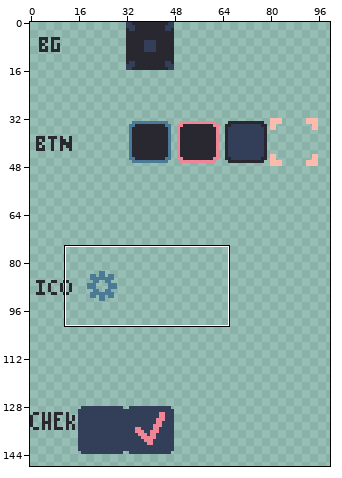
A pixel-art file gets an edit: assets/ui/ui.aseprite. The picture above shows the old version from afar; the outline marks the close-up.
Close-up. Before the edit:
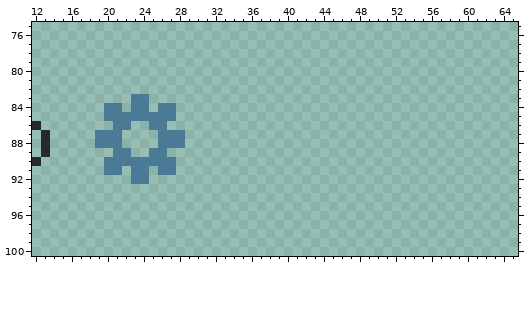
128x512 pixels, 1 frame. Shown: x 12..65, y 75..100. The wide view leaves out empty margins.
After the commit:
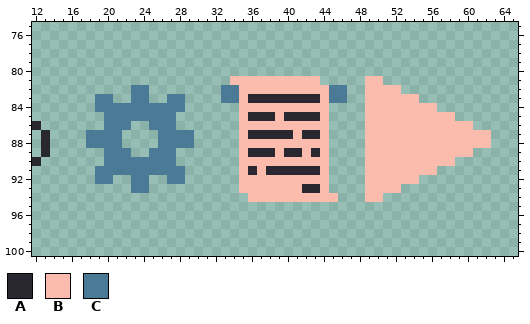
Palette (. is transparent): A #292831  B #fbbbad  C #4a7a96
Changes in this commit:
Layer "MAIN":
y 81: x 34..43 .......... -> BBBBBBBBBB; x 49..50 .. -> BB
y 82: x 23..24 .. -> CC; x 33..46 .............. -> CCBBBBBBBBBBCC; x 49..52 .... -> BBBB
y 83: x 19..20 .. -> CC; x 27..28 .. -> CC; x 33..46 .............. -> CCBAAAAAAAABCC; x 49..54 ...... -> BBBBBB
y 84: x 19 . -> C; x 22 . -> C; x 25 . -> C; x 28 . -> C; x 35..44 .......... -> BBBBBBBBBB; x 49..56 ........ -> BBBBBBBB
y 85: x 35..44 .......... -> BAAABAAAAB; x 49..58 .......... -> BBBBBBBBBB
y 86: x 20 . -> C; x 27 . -> C; x 35..44 .......... -> BBBBBBBBBB; x 49..60 ............ -> BBBBBBBBBBBB
y 87: x 18 . -> C; x 29 . -> C; x 35..44 .......... -> BAAAAABAAB; x 49..62 .............. -> BBBBBBBBBBBBBB
y 88: x 18 . -> C; x 29 . -> C; x 35..44 .......... -> BBBBBBBBBB; x 49..62 .............. -> BBBBBBBBBBBBBB
y 89: x 20 . -> C; x 27 . -> C; x 35..44 .......... -> BAAABAABAB; x 49..60 ............ -> BBBBBBBBBBBB
y 90: x 35..44 .......... -> BBBBBBBBBB; x 49..58 .......... -> BBBBBBBBBB
y 91: x 19 . -> C; x 22 . -> C; x 25 . -> C; x 28 . -> C; x 35..44 .......... -> BABAAAAAAB; x 49..56 ........ -> BBBBBBBB
y 92: x 19..20 .. -> CC; x 27..28 .. -> CC; x 35..44 .......... -> BBBBBBBBBB; x 49..54 ...... -> BBBBBB
y 93: x 23..24 .. -> CC; x 35..44 .......... -> BBBBBBBAAB; x 49..52 .... -> BBBB
y 94: x 36..45 .......... -> BBBBBBBBBB; x 49..50 .. -> BB
Where, in picture pixels (left, top, right, bottom), the same in both close-ups:
added: (221, 76, 491, 202)
added: (86, 85, 194, 193)
